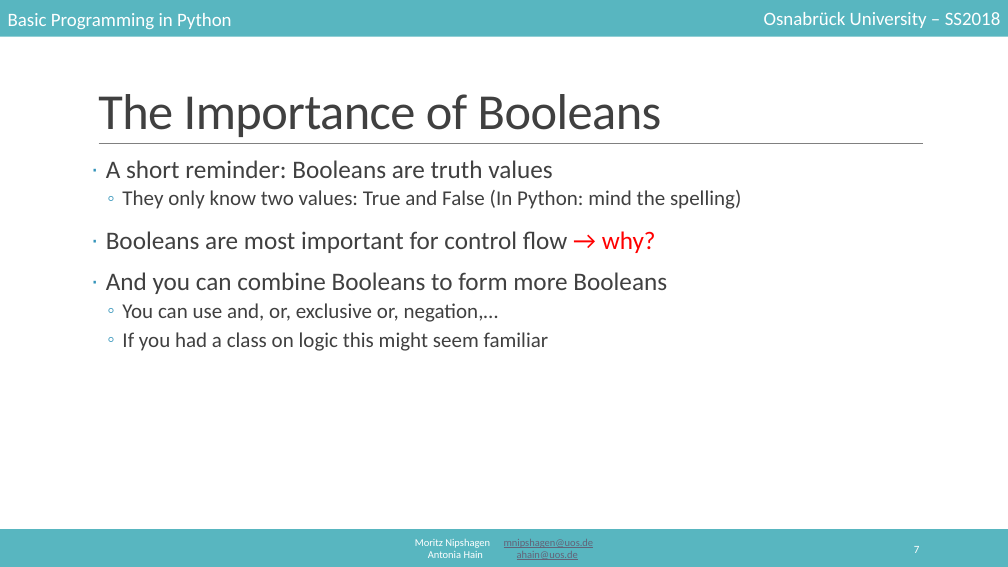
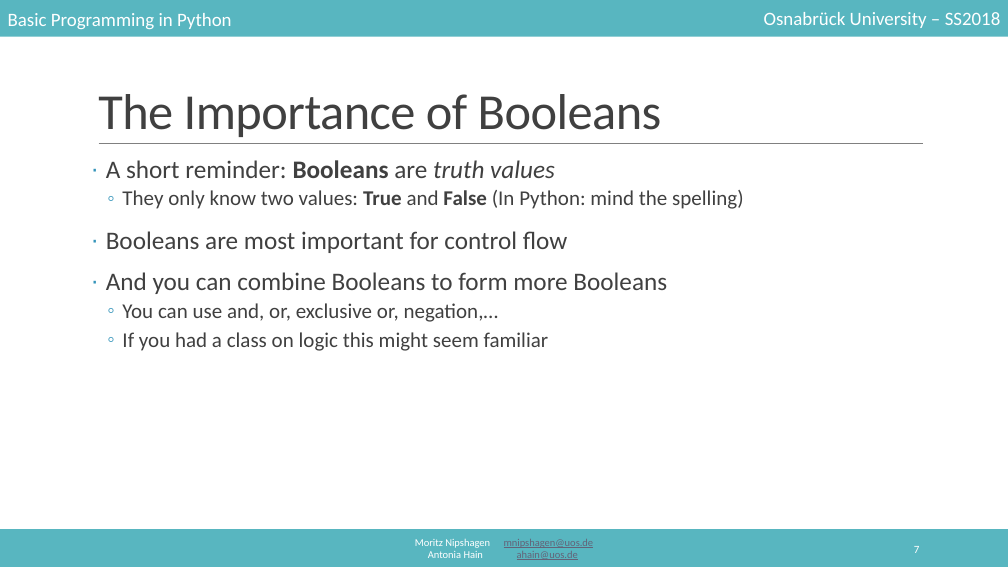
Before and after one commit to mnipshagen/monty, a slide deck: slide 7 of 2018/03/control_structures.pptx. Drawn at 1008x567 pixels with LibreOffice and Linux fonts; fonts in the diff are those of the drawing. Boxes give left, top, right and bottom in pixels: in the first picture for what was removed or moved away, otherwise in the second. Text is boxed around its words. In the diff, an @@ line names an element or a change of style, - is before the commit and + after.

```diff
--- a/2018/03/control_structures.pptx
+++ b/2018/03/control_structures.pptx
@@ text at (106, 160, 743, 209): bold on in "Booleans", "True False"; italic on in "truth values" @@
@@ text at (106, 231, 568, 253): text changed @@
-· Booleans are most important for control flow → why?
+· Booleans are most important for control flow
```
Also in this commit, not shown: 18 other slides changed, 6 slides added, 5 other files.
